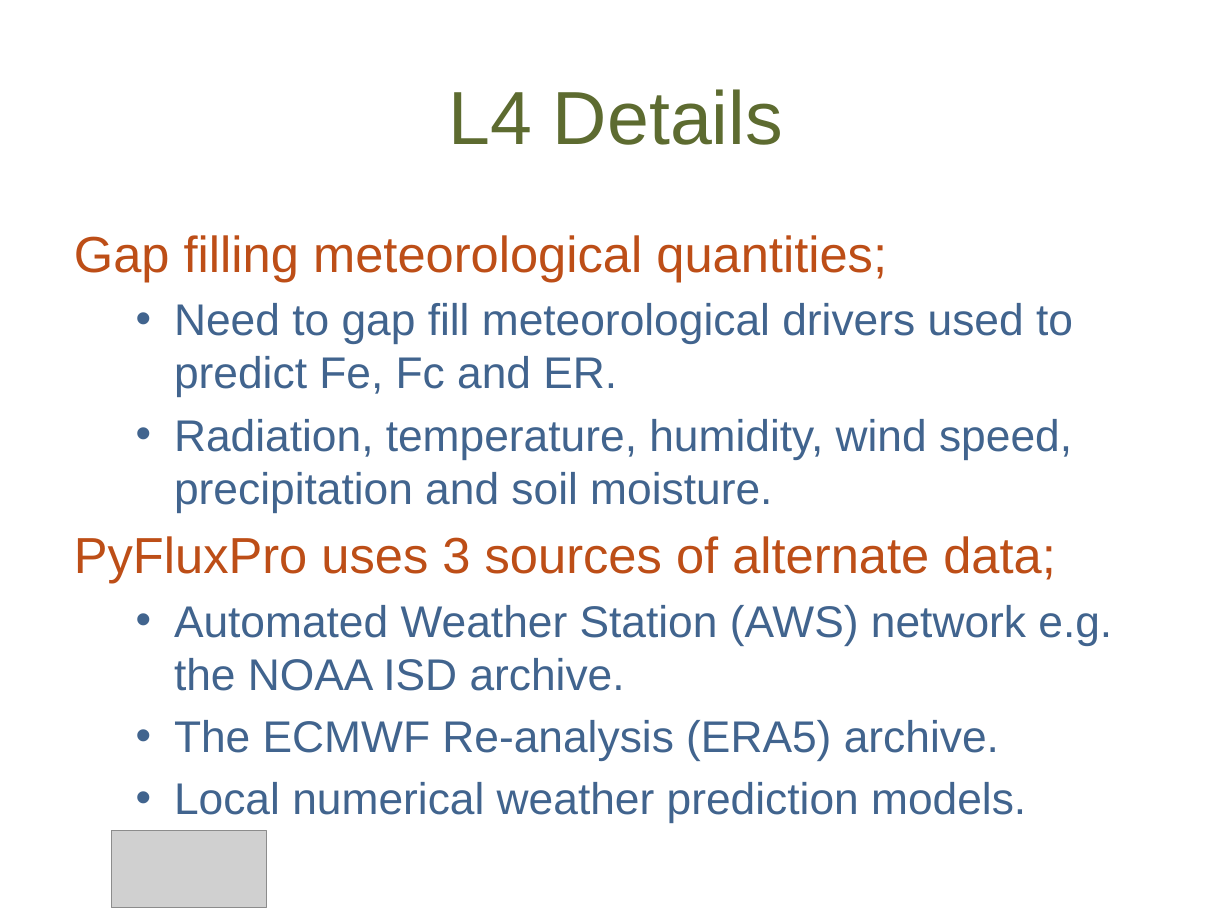
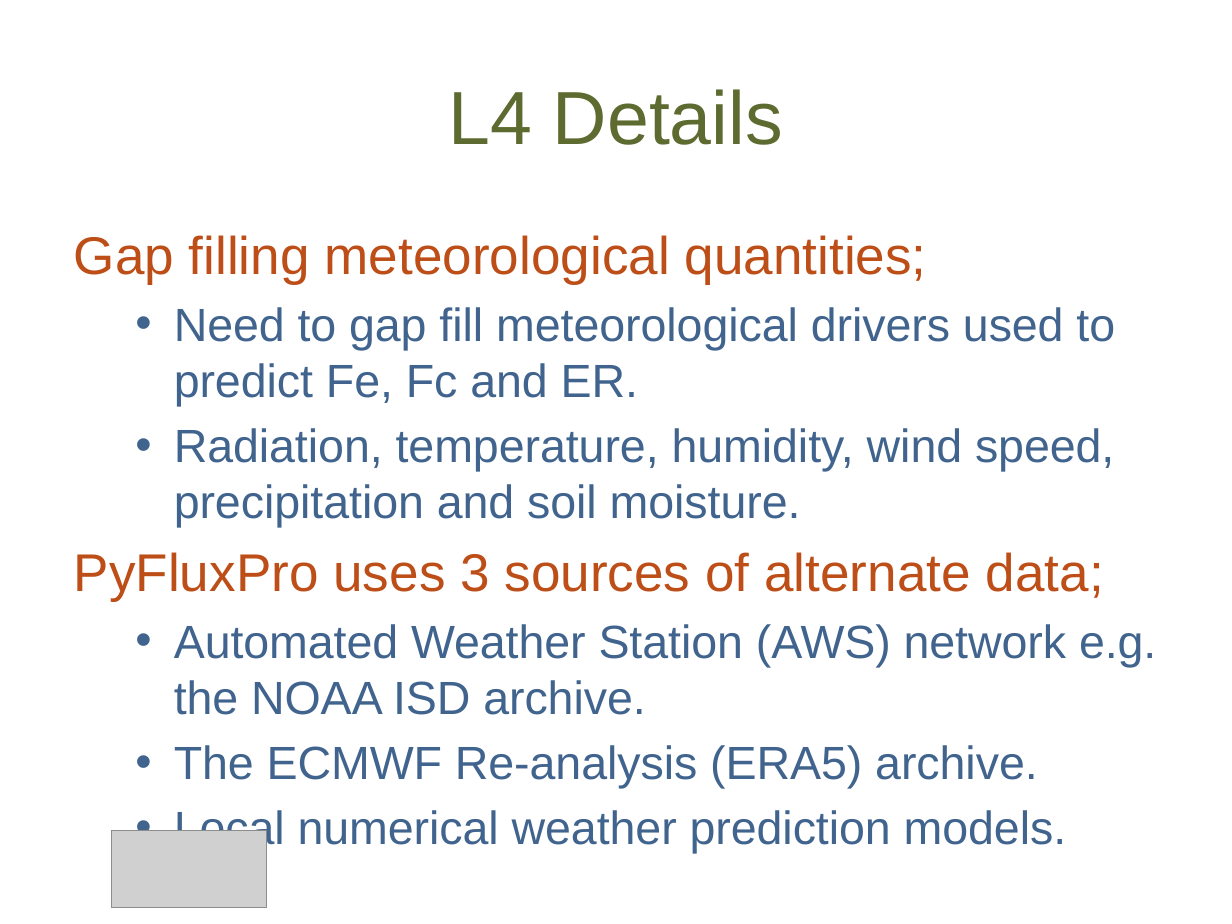
Before and after one commit to OzFlux/PyFluxPro, a slide deck: slide 22 of docs/An_Introduction_to_PyFluxPro.pptx. Drawn at 1232x924 pixels with LibreOffice and Linux fonts; fonts in the diff are those of the drawing; grey boxes stand for pictures; background and template pictures are left out. Boxes give left, top, right and bottom in pixels: in the first picture for what was removed or moved away, otherwise in the second. Text is boxed around its words. In the diff, an @@ line names an element or a change of style, - is before the commit and + after.

```diff
--- a/docs/An_Introduction_to_PyFluxPro.pptx
+++ b/docs/An_Introduction_to_PyFluxPro.pptx
@@ text "Gap filling meteorological quantities;" at (74, 235, 1156, 854): size 29.6 to 31 pt in "Gap filling meteorological quantities;", "PyFluxPro uses 3 sources of alternate data;"; size 25.9 to 27.2 pt in "Need to gap fill meteorological drivers used ...", "Radiation, temperature, humidity, wind speed, precipitation  ...", "Automated Weather Station (AWS) network e.g. the ...", "The ECMWF Re-analysis (ERA5) archive." and 1 more places; indent changed @@
```
Also in this commit, not shown: 23 other slides changed.
